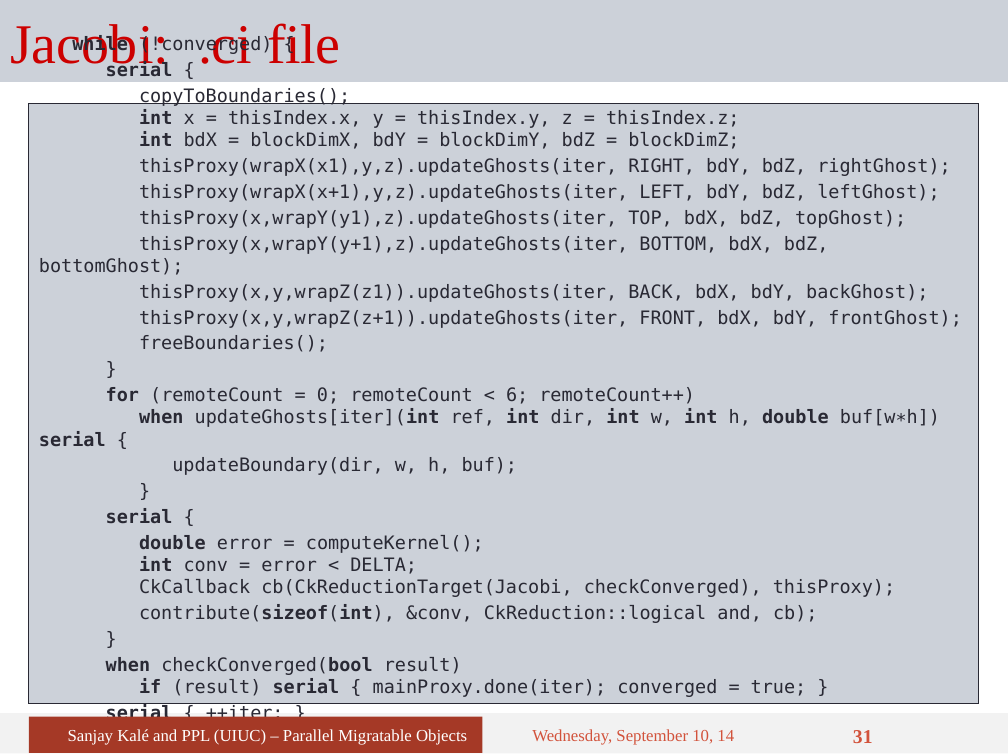
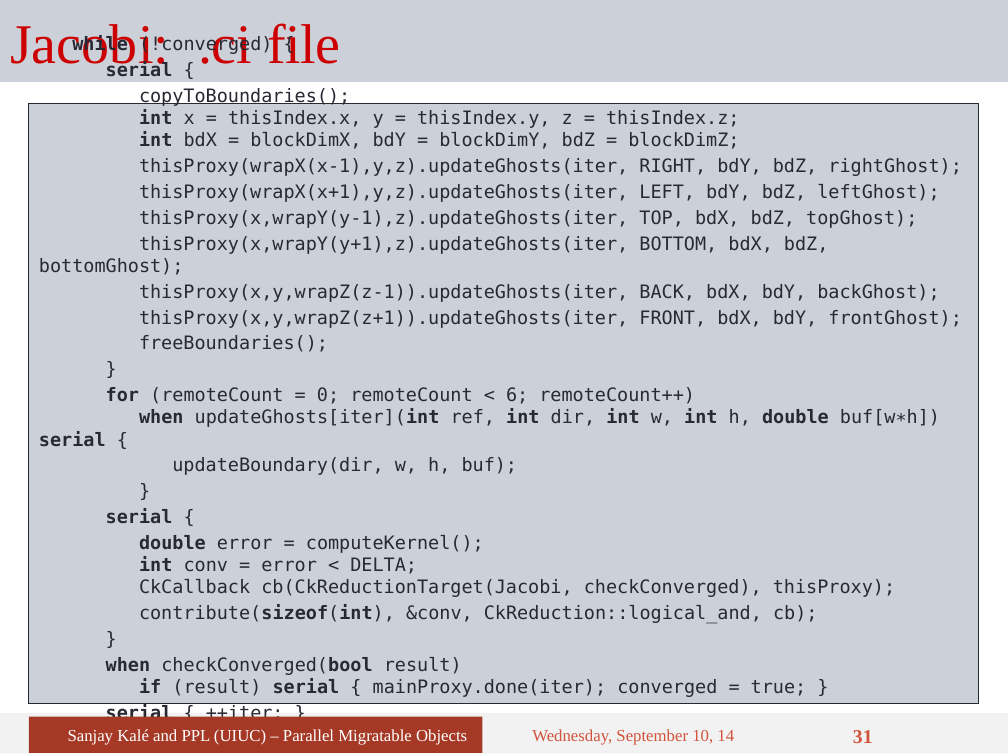
Before and after one commit to UIUC-PPL/charm_tutorial, a slide deck: slide 31 of tutorial-07-sdag.pptx. Drawn at 1008x756 pixels with LibreOffice and Linux fonts; fonts in the diff are those of the drawing. Boxes give left, top, right and bottom in pixels: in the first picture for what was removed or moved away, otherwise in the second. Text is boxed around its words. In the diff, an @@ line names an element or a change of style, - is before the commit and + after.

```diff
--- a/tutorial-07-sdag.pptx
+++ b/tutorial-07-sdag.pptx
@@ text at (x1=139, y1=158, x2=961, y2=176): text changed @@
-thisProxy(wrapX(x1),y,z).updateGhosts(iter, RIGHT, bdY, bdZ, rightGhost);
+thisProxy(wrapX(x-1),y,z).updateGhosts(iter, RIGHT, bdY, bdZ, rightGhost);
@@ text at (x1=139, y1=210, x2=917, y2=228): text changed @@
-thisProxy(x,wrapY(y1),z).updateGhosts(iter, TOP, bdX, bdZ, topGhost);
+thisProxy(x,wrapY(y-1),z).updateGhosts(iter, TOP, bdX, bdZ, topGhost);
@@ text at (x1=139, y1=284, x2=939, y2=302): text changed @@
-thisProxy(x,y,wrapZ(z1)).updateGhosts(iter, BACK, bdX, bdY, backGhost);
+thisProxy(x,y,wrapZ(z-1)).updateGhosts(iter, BACK, bdX, bdY, backGhost);
@@ text at (x1=139, y1=605, x2=817, y2=624): text changed @@
-contribute(sizeof(int), &conv, CkReduction::logical and, cb);
+contribute(sizeof(int), &conv, CkReduction::logical_and, cb);
```
Also in this commit, not shown: 14 other slides changed.
